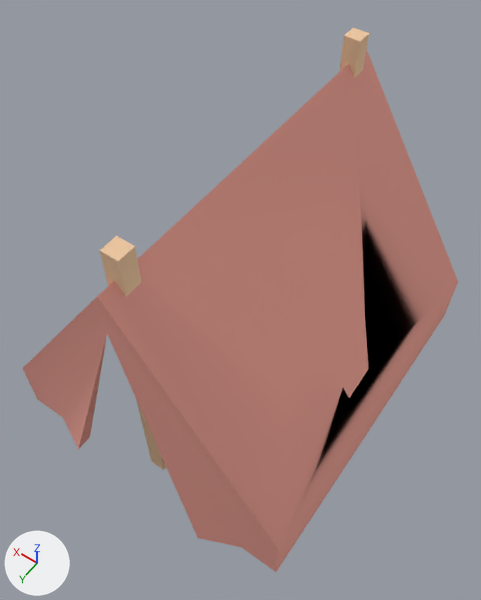
A saved change to the glTF model example_game/world/props/tent-open.prop/model.glb.
The view is the same before and after, from a 50 mm camera at (-1.24, 1.79, 3.35) aimed at (-0.04, 0.12, 0.73). The lights are fixed; the arrows at lower left show +X, +Y and +Z. The first picture is the older version. Vertices at exactly the same position are counted once.

The first picture shows 'model'.
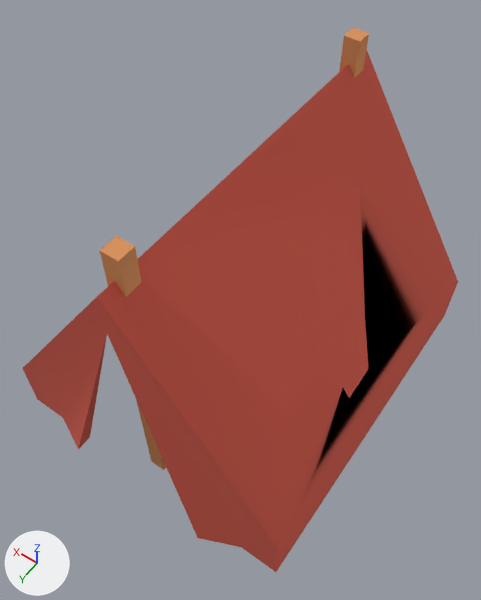
Where the change shows, as pixel boxes [x1, y1, x2, y2] in the pictures (481 x 600 px):
part 1 of me_model, recoloured (darker): [23, 50, 458, 572] in both
part 2 of me_model, recoloured: [99, 28, 369, 470] in both

Patch to the scene script:
```diff
--- a/example_game/world/props/tent-open.prop/model.glb.py
+++ b/example_game/world/props/tent-open.prop/model.glb.py
@@ me_model @@
 me_model.from_pydata(...)  # 69 vertices, 139 faces; spans x -0.82..0.82, y -1.0..1.0, z -0.02..1.66
 # used by ob_model
+# me_model part 1: 91 faces centred in x -0.82..0.82, y -1.0..0.94, z -0.02..1.51 are repainted in the vertex colours; the middle colour goes from pink #eba093 to red #d45a49
+# me_model part 2: 48 faces centred in x -0.04..0.04, y -0.91..0.82, z -0.02..1.66 are repainted in the vertex colours; the middle colour goes from beige #edc7a0 to orange #d9915a
 me_model.materials.append(mat_style)
```
